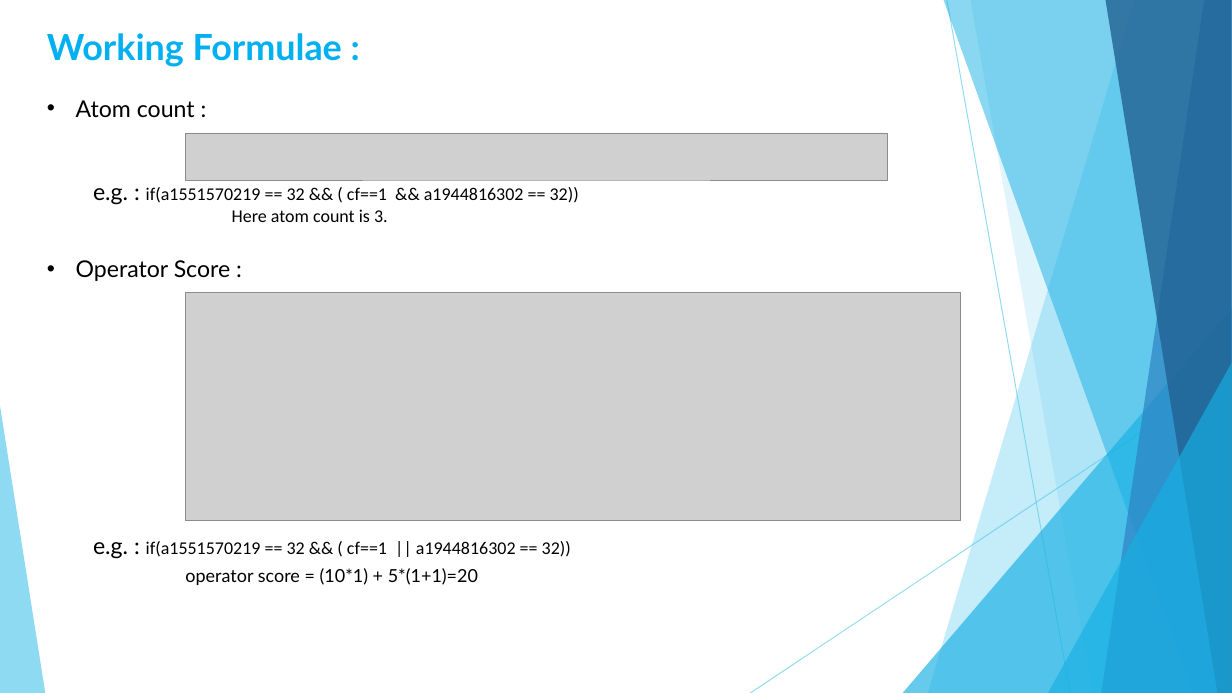
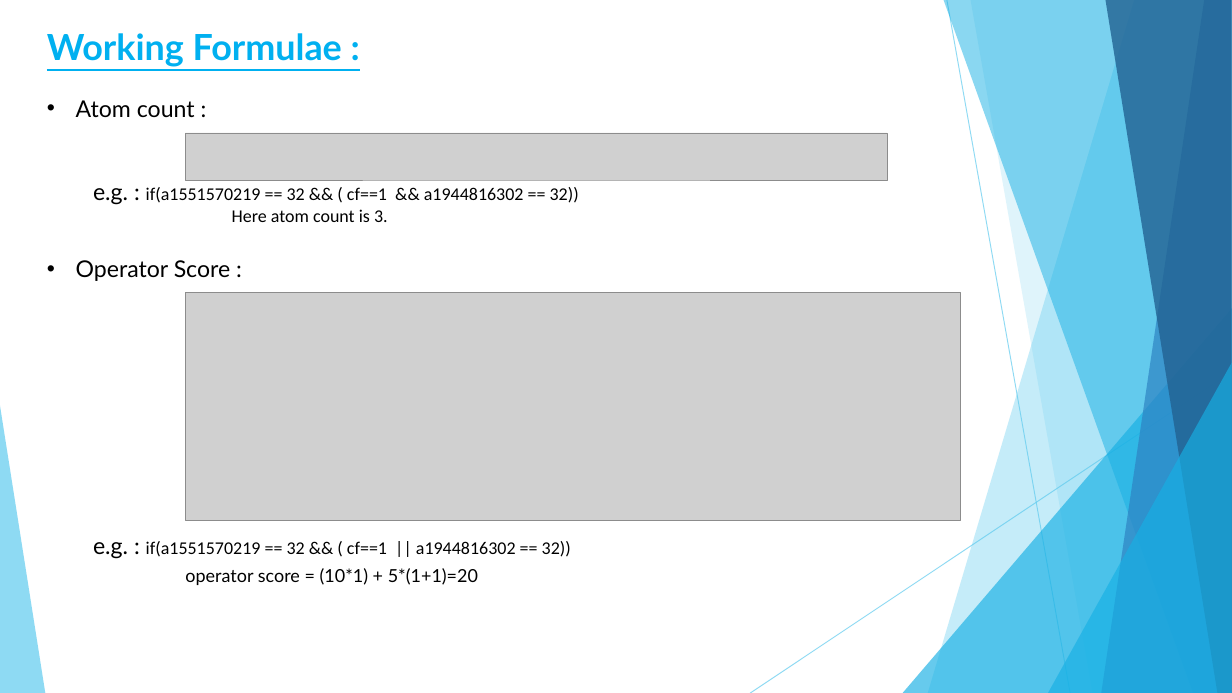
Before and after one commit to Neeraj921721/FYP, a slide deck: slide 18 of Docs/FYP PRESENTATION.pptx (slide 19 before the commit). Drawn at 1232x693 pixels with LibreOffice and Linux fonts; fonts in the diff are those of the drawing; grey boxes stand for pictures. Boxes give left, top, right and bottom in pixels: in the first picture for what was removed or moved away, otherwise in the second. Text is boxed around its words. In the diff, an @@ line names an element or a change of style, - is before the commit and + after.

```diff
--- a/Docs/FYP PRESENTATION.pptx
+++ b/Docs/FYP PRESENTATION.pptx
@@ text "Working Formulae :" at (47,33,342,67): underline on @@
```
Also in this commit, not shown: 17 other slides changed, 2 slides added, 1 slide removed, 2 other files.
